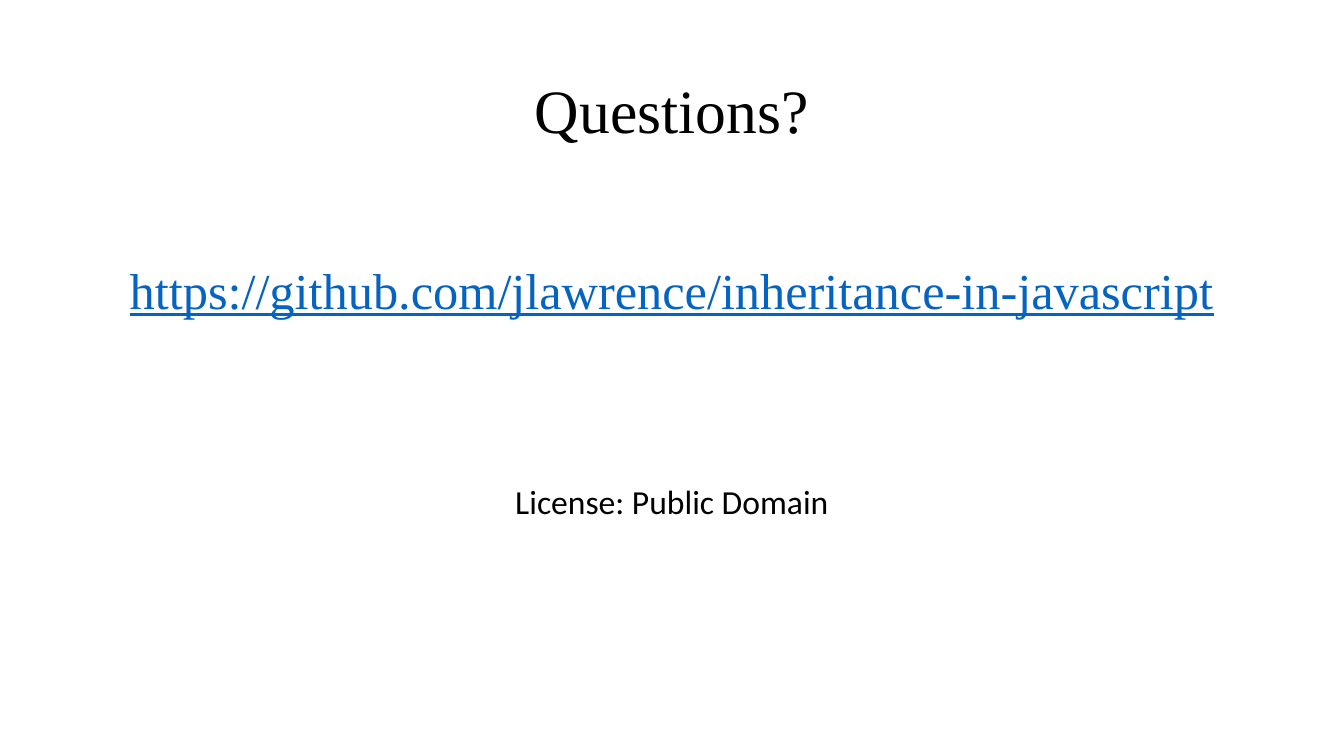
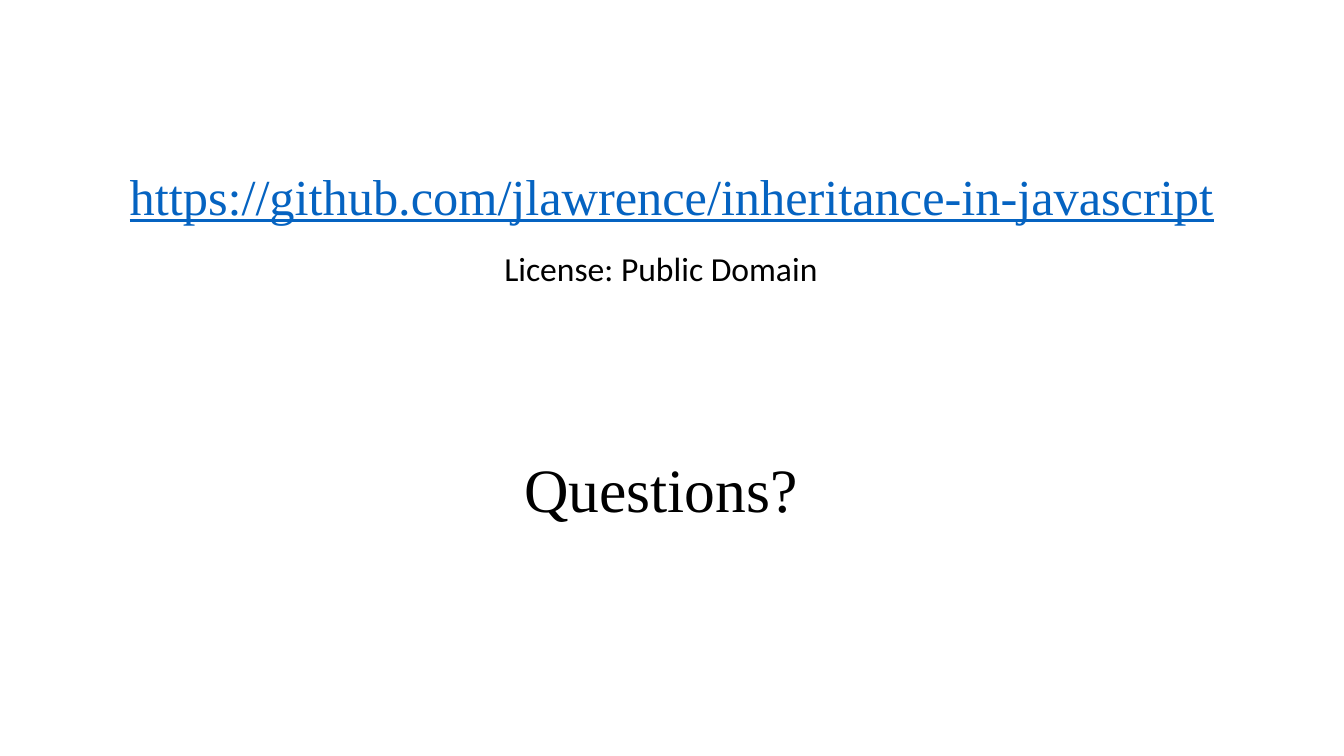
Before and after one commit to jlawrence/inheritance-in-javascript, a slide deck: slide 43 of The Inner Workings of Inheritance in JavaScript.pptx. Drawn at 1344x756 pixels with LibreOffice and Linux fonts; fonts in the diff are those of the drawing. Boxes give left, top, right and bottom in pixels: in the first picture for what was removed or moved away, otherwise in the second. Text is boxed around its words. In the diff, an @@ line names an element or a change of style, - is before the commit and + after.

Commit message:
Minor Adjustments

```diff
--- a/The Inner Workings of Inheritance in JavaScript.pptx
+++ b/The Inner Workings of Inheritance in JavaScript.pptx
@@ text "https://github.com/jlawrence/inheritance-in-javascript": place and size @@
-text "https://github.com/jlawrence/inheritance-in-javascript" at [130,274,1213,319]
+text "https://github.com/jlawrence/inheritance-in-javascript" at [130,180,1213,225]
@@ text "License: Public Domain": place and size @@
-text "License: Public Domain" at [515,490,829,515]
+text "License: Public Domain" at [504,257,818,282]
@@ title "Questions?": place and size @@
-title "Questions?" at [535,92,809,143]
+title "Questions?" at [524,471,798,522]
```
